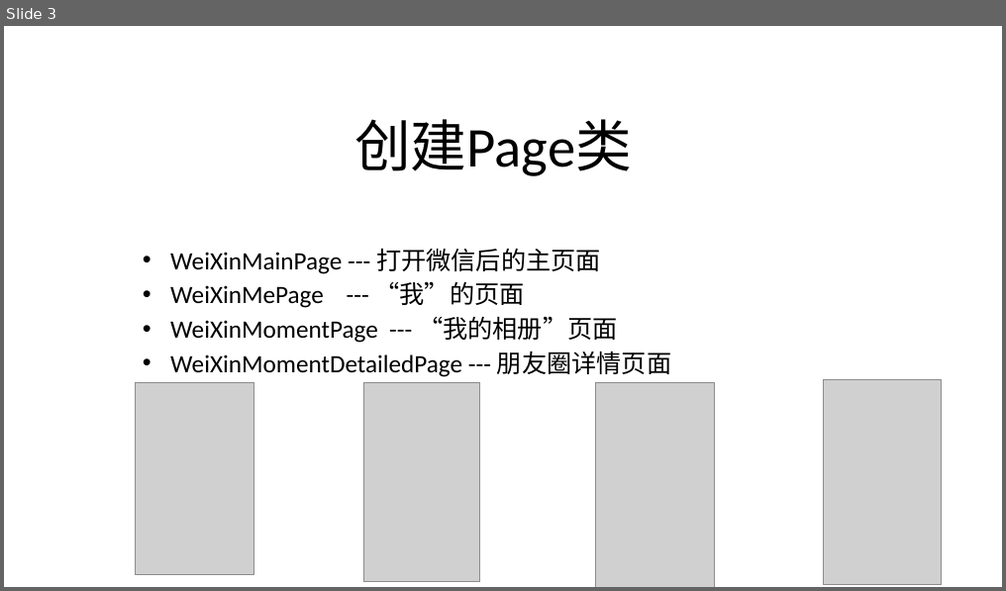
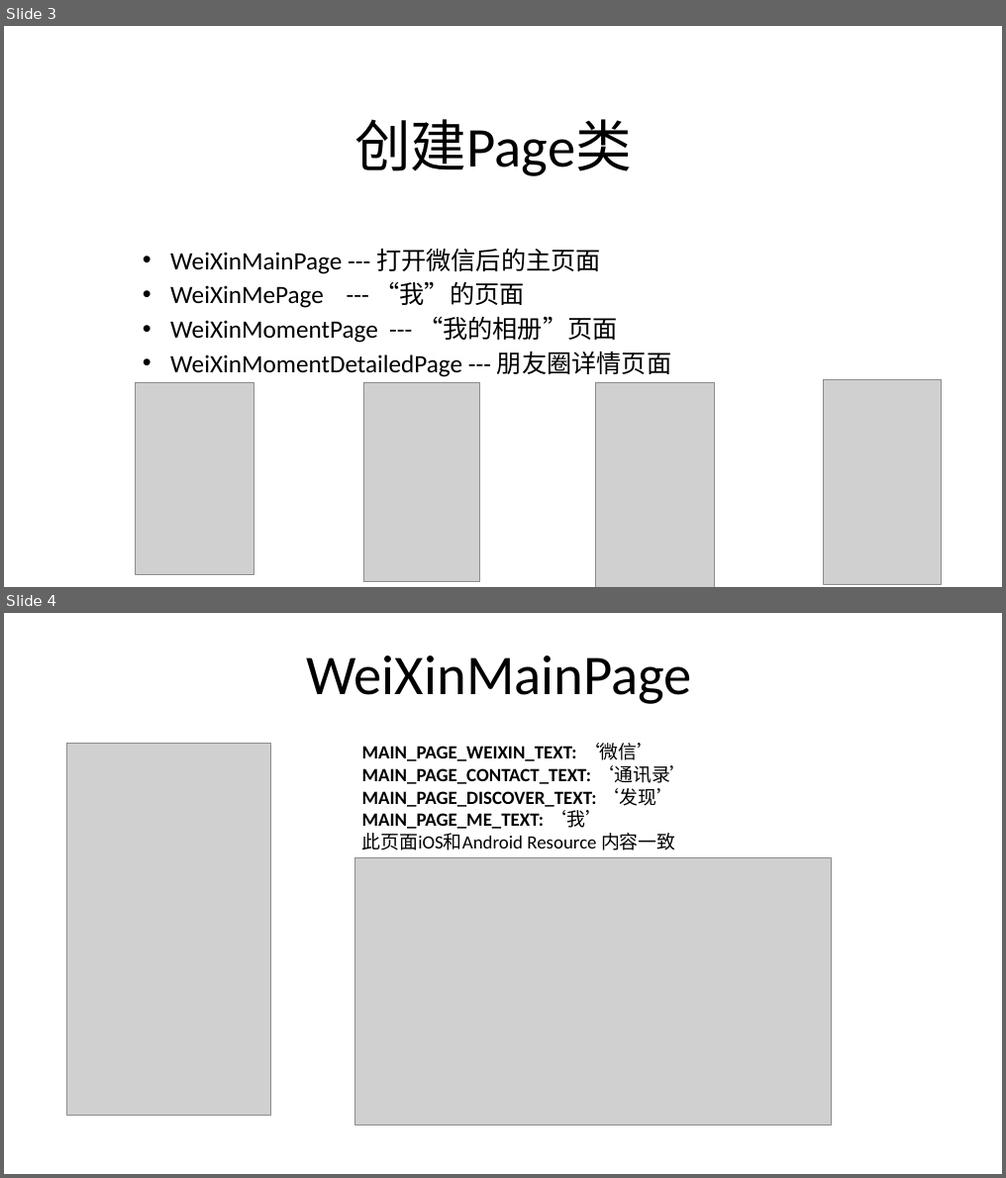
Before and after one commit to lgxqf/AppUIAutomation, a slide deck: doc/Introduction about the example.pptx. Shown one above the other, each under a label of ours: slide 3 before the commit, slides 3 and 4 after it. The pictures are 1006x591 and 1006x1178 pixels, drawn with LibreOffice and Linux fonts; fonts in the diff are those of the drawing; grey boxes stand for pictures. Boxes give left, top, right and bottom in pixels: in the first picture for what was removed or moved away, otherwise in the second. Text is boxed around its words. In the diff, an @@ line names an element or a change of style, - is before the commit and + after.

```diff
--- a/doc/Introduction about the example.pptx
+++ b/doc/Introduction about the example.pptx
@@ slide 4 added at (x1=4, y1=613, x2=1002, y2=1174), background #FFFFFF @@
@@ title added at (x1=306, y1=656, x2=692, y2=704), 54 pt, text #000000 @@
+WeiXinMainPage
@@ picture added at (x1=67, y1=743, x2=270, y2=1115) @@
@@ text added at (x1=362, y1=743, x2=688, y2=851), 18 pt, text #000000, bold @@
+MAIN_PAGE_WEIXIN_TEXT: ‘微信’
+MAIN_PAGE_CONTACT_TEXT: ‘通讯录’
+MAIN_PAGE_DISCOVER_TEXT: ‘发现’
+MAIN_PAGE_ME_TEXT: ‘我’
+此页面iOS和Android Resource 内容一致
@@ picture added at (x1=355, y1=858, x2=832, y2=1125) @@
```
Also in this commit, not shown: 6 other slides added.
